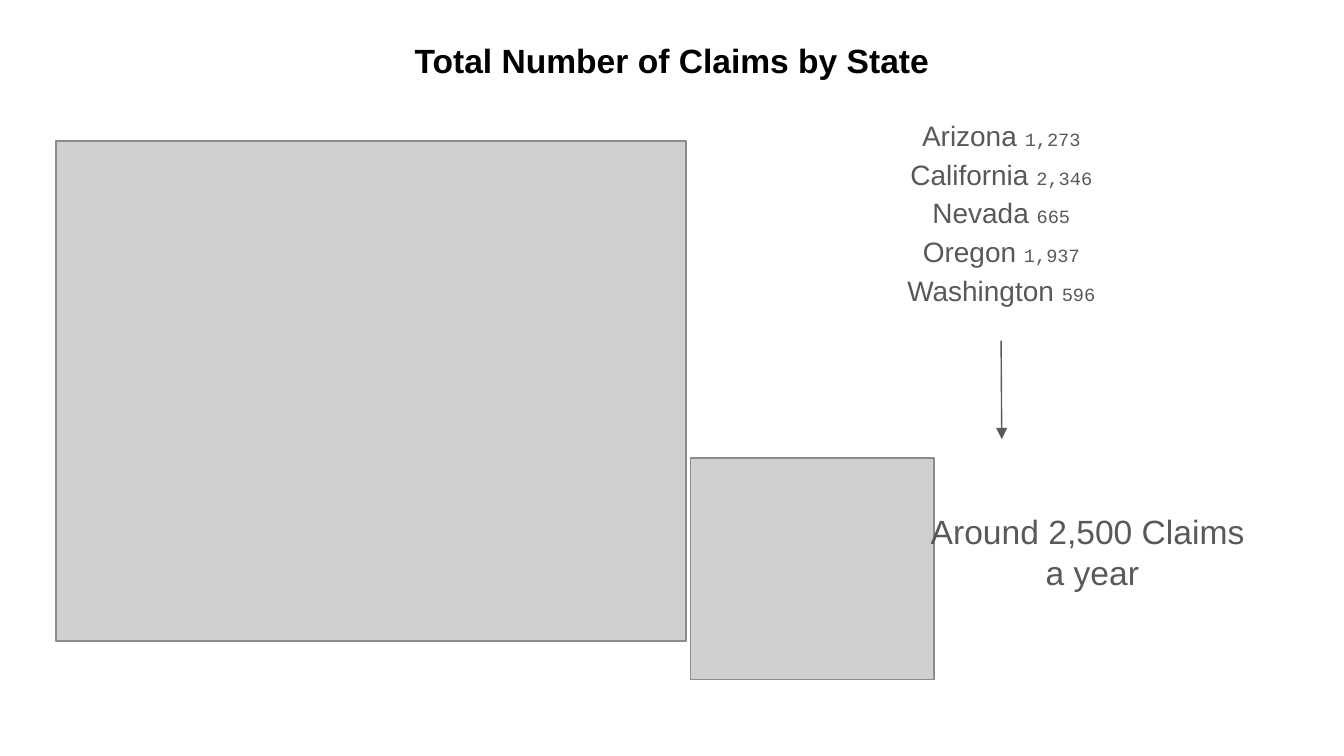
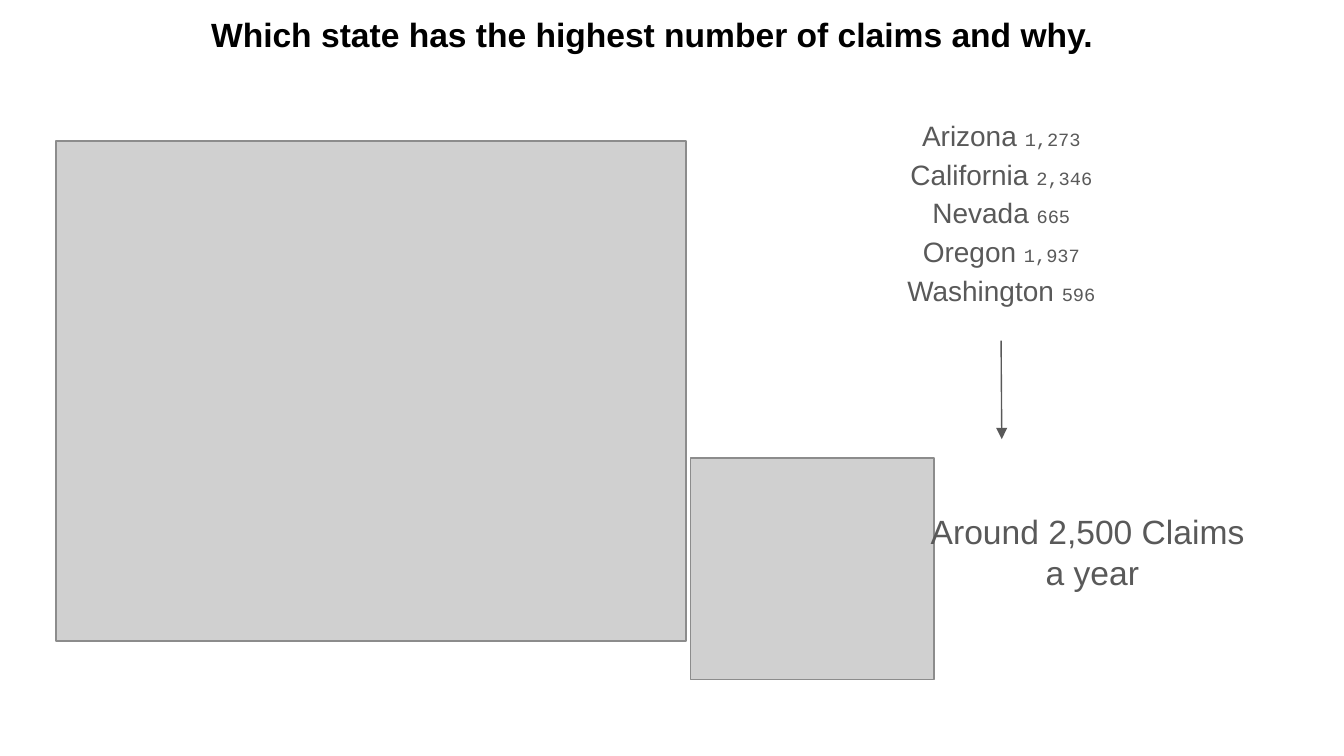
Before and after one commit to rdeshir10/Understanding_car_insurance, a slide deck: slide 11 of Car_Insurance_Presentation.pptx (slide 10 before the commit). Drawn at 1344x756 pixels with LibreOffice and Linux fonts; fonts in the diff are those of the drawing; grey boxes stand for pictures. Boxes give left, top, right and bottom in pixels: in the first picture for what was removed or moved away, otherwise in the second. Text is boxed around its words. In the diff, an @@ line names an element or a change of style, - is before the commit and + after.

Commit message:
Added updated PPT

```diff
--- a/Car_Insurance_Presentation.pptx
+++ b/Car_Insurance_Presentation.pptx
@@ text added at box(211, 22, 1093, 53), 18 pt, text #000000, bold @@
+Which state has the highest number of claims and why.
@@ text removed at box(415, 48, 929, 79) @@
-Total Number of Claims by State
```
Also in this commit, not shown: 2 other slides changed, 1 slide added.
